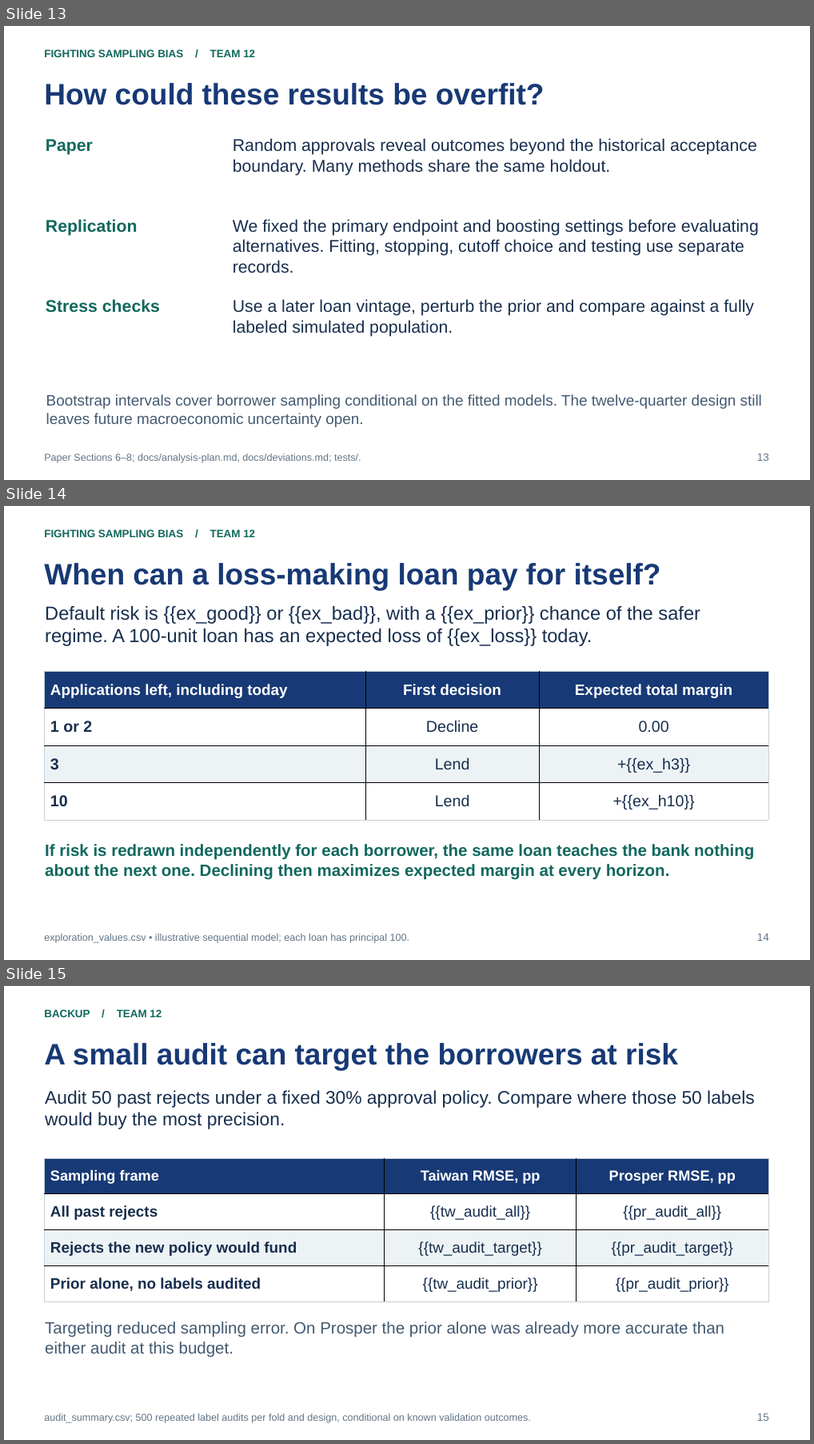
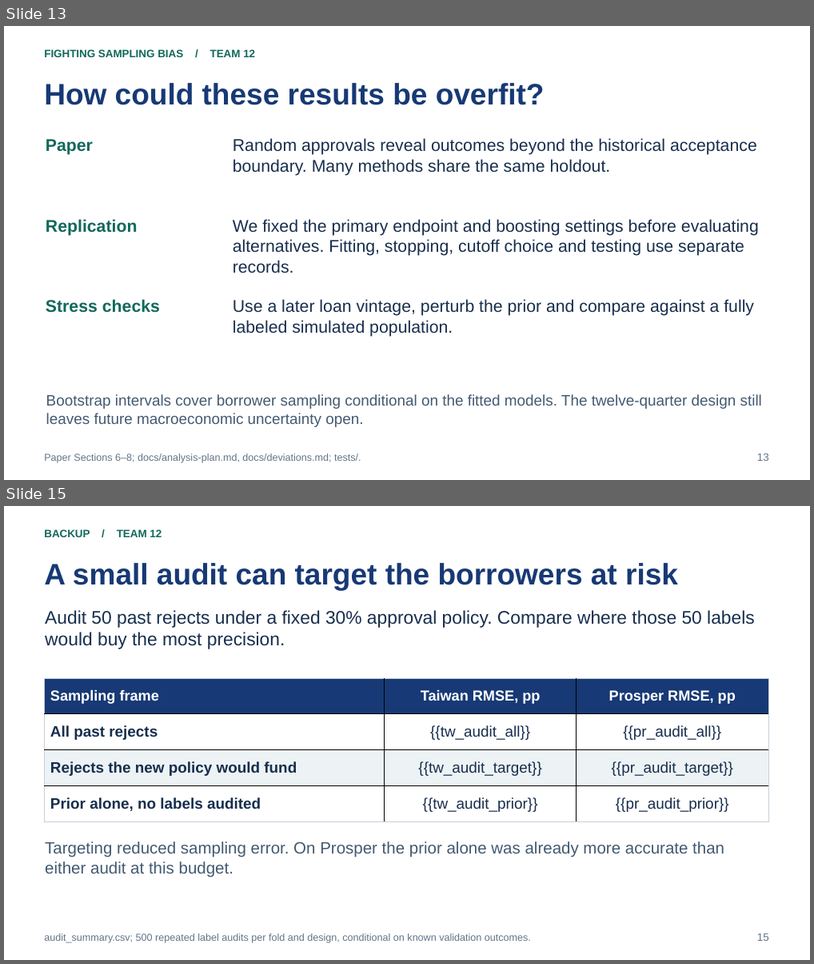
Before and after one commit to bigpurota/paper11, a slide deck: slides/template.pptx. Shown one above the other, each under a label of ours: slides 13, 14 and 15 before the commit, slides 13 and 15 after it; the slides between them are not shown. The pictures are 814x1444 and 814x964 pixels, drawn with LibreOffice and Linux fonts; fonts in the diff are those of the drawing. Boxes give left, top, right and bottom in pixels: in the first picture for what was removed or moved away, otherwise in the second. Text is boxed around its words. In the diff, an @@ line names an element or a change of style, - is before the commit and + after.

```diff
--- a/slides/template.pptx
+++ b/slides/template.pptx
@@ slide 14 removed at (4, 506, 810, 960), background #FFFFFF @@
@@ text removed at (44, 529, 255, 537) @@
-FIGHTING SAMPLING BIAS / TEAM 12
@@ text removed at (44, 563, 662, 590) @@
-When can a loss-making loan pay for itself?
@@ text removed at (45, 606, 701, 646) @@
-Default risk is {{ex_good}} or {{ex_bad}}, with a {{ex_prior}} chance of the safer regime. A 100-unit loan has an expected loss of {{ex_loss}} today.
@@ table removed at (45, 671, 770, 820), 4 rows, 3 columns @@
-Applications left, including today | First decision | Expected total margin
-1 or 2 | Decline | 0.00
-3 | Lend | +{{ex_h3}}
-10 | Lend | +{{ex_h10}}
@@ text removed at (45, 844, 754, 880) @@
-If risk is redrawn independently for each borrower, the same loan teaches the bank nothing about the next one. Declining then maximizes expected margin at every horizon.
@@ text removed at (44, 933, 410, 943) @@
-exploration_values.csv • illustrative sequential model; each loan has principal 100.
@@ text removed at (758, 933, 770, 940) @@
-14
```
Also in this commit, not shown: 1 slide changed, 3 slides added, 33 other files.
